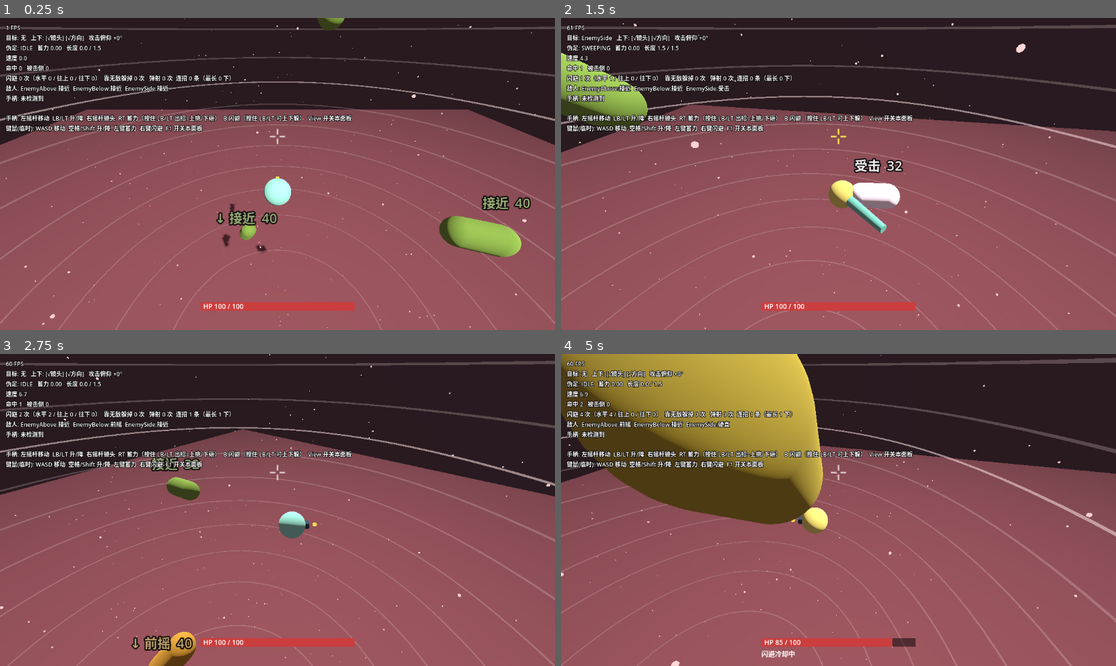
Above: before the commit, frames 1-4 (two rows, left to right).
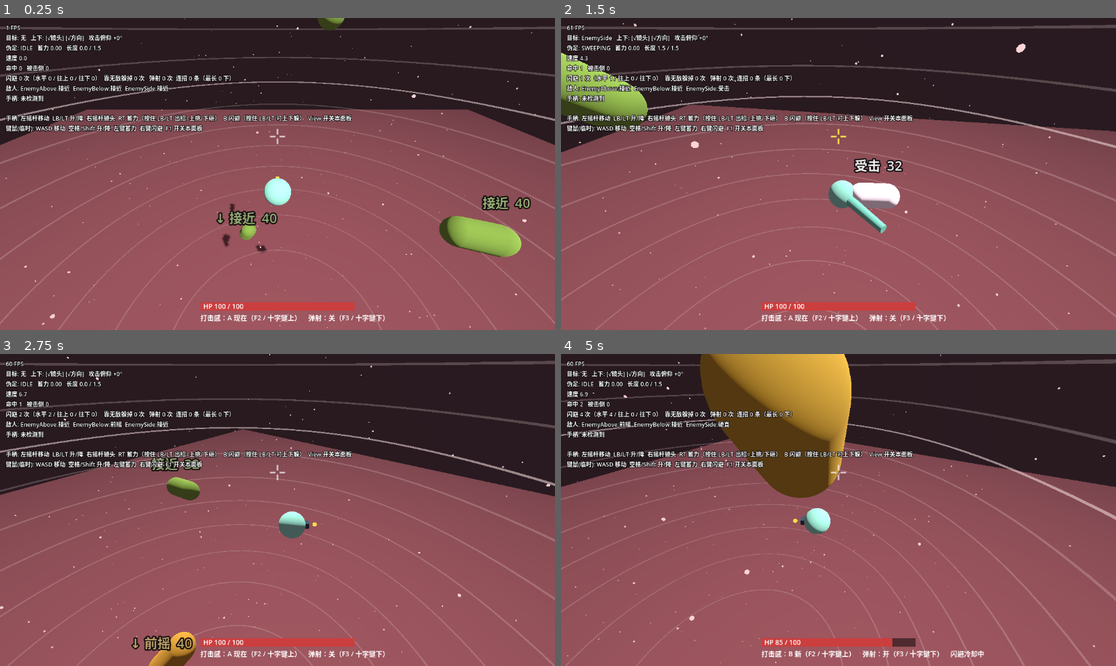
Above: after the commit, the same moments.

Repository: paddypasteur/cellgod
Game: Godot game, scene res://scenes/arena.tscn
The game is run twice, just before and just after one commit, with the same random seed, the same clock (stepped at 60 frames per second) and the same inputs.
Inputs (mouse positions are in pixels of both pictures, inside the frame that each line leads up to):
- Up to frame 1 (0.25 s): no input
- Up to frame 2 (1.5 s): move the mouse to (960, 158) at 0.52 s; hold D (move_right) 0.53-1.28 s; hold Right mouse button (dodge) 0.53-1.28 s; click (960, 158) at 0.8 s; move the mouse to (727, 189) at 1.27 s; hold S (move_back) from 1.28 s (still down); click (727, 189) at 1.35 s
- Up to frame 3 (2.75 s): right-click (166, 525) at 1.55 s; move the mouse to (333, 441) at 2.02 s; release S (move_back) at 2.03 s; hold D (move_right) from 2.03 s (still down); hold Right mouse button (dodge) from 2.03 s (still down); click (333, 441) at 2.3 s
- Up to frame 4 (5 s): move the mouse to (810, 572) at 2.77 s; release D (move_right) at 2.78 s; release Right mouse button (dodge) at 2.78 s; hold W (move_forward) 2.78-3.53 s; click (810, 572) at 2.85 s; right-click (810, 572) at 3.05 s; move the mouse to (1005, 556) at 3.52 s; hold Right mouse button (dodge) 3.53-4.28 s; hold A (move_left) from 3.53 s (still down); click (1005, 556) at 3.8 s; tap F2 (cycle_preset, bound only after the commit) at 4.15 s; move the mouse to (672, 463) at 4.27 s; click (672, 463) at 4.35 s; right-click (672, 463) at 4.55 s; tap F3 (toggle_ability, bound only after the commit) at 4.9 s

The runs differ from the first frame. In frame 1, 0.3% of the frame differs, in the area x 36-70%, y 95-98%; in frame 2, 0.7%; in frame 3, 0.4%; in frame 4, 27%, in the area x 0-100%, y 0-100%.

Commit message:
打击感 A/B（命中镜头抖、命中急停、脆命中音、轻击无伸出段）；弹射改为默认关闭的能力开关
- Player.hit_feel_preset（F2 / 十字键上）与 ability_chain_launch（F3 / 十字键下），血条下方显示
- Sfx 新增 hit_crisp 合成音
- 试玩记录新增 bounce 列与 attack/hit/input/arrive 事件
- analyze_playtest.py：垂直使用率合算、落地被打中率 vs 基线、按 A/B 与弹射开关分段统计
- tests/hit_feel_smoke.gd 12 项；bounce_smoke 适配默认关闭
- docs：回复策划 11-26 与 11-27 两条，含两处事实更正

Co-Authored-By: Claude Opus 5.5 <noreply@anthropic.com>

Diff:
--- a/scripts/autoload/input_setup.gd
+++ b/scripts/autoload/input_setup.gd
@@ -31,6 +31,9 @@
     _add_action(&"camera_down", [_joy_axis(JOY_AXIS_RIGHT_Y, 1.0)])
 
     _add_action(&"toggle_debug", [_key(KEY_F1), _joy_button(JOY_BUTTON_BACK)])
+    # A/B 预设切换（当前：打击感 A/B）和能力开关（当前：弹射），给开发者当场对比用
+    _add_action(&"cycle_preset", [_key(KEY_F2), _joy_button(JOY_BUTTON_DPAD_UP)])
+    _add_action(&"toggle_ability", [_key(KEY_F3), _joy_button(JOY_BUTTON_DPAD_DOWN)])
     # 闪避：手柄 B（类魂惯例），键鼠临时用右键
     _add_action(&"dodge", [_mouse(MOUSE_BUTTON_RIGHT), _joy_button(JOY_BUTTON_B)])
 
--- a/scripts/autoload/sfx.gd
+++ b/scripts/autoload/sfx.gd
@@ -10,6 +10,7 @@
 var volumes: Dictionary = {
     &"swing": -8.0,
     &"hit": -2.0,
+    &"hit_crisp": -1.0,
     &"windup": -4.0,
     &"hurt": -3.0,
 }
@@ -24,6 +25,7 @@
 func _ready() -> void:
     _streams[&"swing"] = _to_wav(_synth_swing())
     _streams[&"hit"] = _to_wav(_synth_hit())
+    _streams[&"hit_crisp"] = _to_wav(_synth_hit_crisp())
     _streams[&"windup"] = _to_wav(_synth_windup())
     _streams[&"hurt"] = _to_wav(_synth_hurt())
     for i: int in POOL_SIZE:
@@ -97,6 +99,36 @@
     return out
 
 
+## 打击感 B 的命中音："紧绷的膜被切开"——有机、湿、但起音尖、很短，不能是金属叮当声，也不能糊。
+## 三层叠加：
+##   起音：高通噪声，几毫秒就衰减完，提供"切开"那一下的尖
+##   湿：带通噪声，几十毫秒衰减，提供"湿"和"撕开"的质感
+##   体：快速下滑的中低频正弦，很短，让它有分量但不发闷（旧命中音的闷就是因为这层太长太低）
+## 全长 0.09 秒；轻重由播放时的音高区分（重击更低更长）
+func _synth_hit_crisp() -> PackedFloat32Array:
+    var n: int = int(0.09 * MIX_RATE)
+    var out := PackedFloat32Array()
+    out.resize(n)
+    var prev_noise: float = 0.0
+    var band_lp: float = 0.0
+    var band_slow: float = 0.0
+    var phase: float = 0.0
+    for i: int in n:
+        var sec: float = float(i) / MIX_RATE
+        var noise: float = randf_range(-1.0, 1.0)
+        var attack: float = (noise - prev_noise) * 0.5 * exp(-sec * 250.0)
+        prev_noise = noise
+        band_lp += 0.35 * (noise - band_lp)
+        band_slow += 0.05 * (band_lp - band_slow)
+        var wet: float = (band_lp - band_slow) * 1.4 * exp(-sec * 45.0)
+        phase += TAU * (140.0 + 120.0 * exp(-sec * 40.0)) / MIX_RATE
+        var body: float = sin(phase) * 0.5 * exp(-sec * 35.0)
+        # 开头 1 毫秒淡入，避免数字爆音
+        var fade_in: float = minf(sec / 0.001, 1.0)
+        out[i] = (attack + wet + body) * fade_in
+    return out
+
+
 ## 上升的嗡声：越来越尖、越来越响，听着像"要来了"
 func _synth_windup() -> PackedFloat32Array:
     var n: int = int(0.6 * MIX_RATE)
--- a/scripts/debug/playtest_logger.gd
+++ b/scripts/debug/playtest_logger.gd
@@ -13,7 +13,11 @@
 ##   bounce    玩家弹射；elev_deg = 朝目标方向的仰角；info = 本链第几次弹射
 ##   strike    弹射到达后的自动轻击结束；info = 1 打中 / 0 落空（经常落空 = 到达时是懵的）
 ##   chain     一条连招链结束；info = "打中几下/弹射几次/结束原因"
-## preset 列 = 当时在测的 A/B 预设（没有 A/B 在测时为空，列保留以便以后复用）
+##   arrive    弹射飞到目标身边（算"落地后 1 秒内被打中"用）
+##   attack    玩家出了一击；info = 蓄力值（≤0.25 算轻击），弹射的自动轻击 info 前面加 auto
+##   hit       打中一个目标；info = 蓄力值
+##   input     玩家按下攻击或闪避；info = 动作名（算"命中后到下一次输入的间隔"用）
+## preset 列 = 打击感 A/B；bounce 列 = 弹射能力开（1）/关（0）
 
 @export var player: Player
 ## 关掉就不写文件
@@ -54,13 +58,16 @@
     if _file == null:
         enabled = false
         return
-    _file.store_line("t,event,x,y,z,elev_deg,rel_y,on_screen,threats,preset,info")
+    _file.store_line("t,event,x,y,z,elev_deg,rel_y,on_screen,threats,preset,info,bounce")
     print("试玩记录写入 ", ProjectSettings.globalize_path(path))
     player.dodged.connect(_on_dodged)
     player.dodge_saved.connect(_on_dodge_saved)
     player.bounced.connect(_on_bounced)
     player.bounce_strike.connect(_on_bounce_strike)
     player.chain_ended.connect(_on_chain_ended)
+    player.bounce_arrived.connect(func() -> void: _write("arrive", 0.0, NAN, -1))
+    player.attack_launched.connect(_on_attack_launched)
+    player.hit_landed.connect(func(_t: Node, charge: float) -> void: _write("hit", 0.0, NAN, -1, "%.2f" % charge))
     player.health_changed.connect(_on_health_changed)
     _last_health = player.health
 
@@ -100,6 +107,20 @@
     _write("dodge", elev, _nearest_threat_rel_y(), -1)
 
 
+## 用 _input 而不是 _unhandled_input：记录器只旁听，不能和玩家抢事件
+func _input(event: InputEvent) -> void:
+    if _file == null:
+        return
+    if event.is_action_pressed(&"pseudopod"):
+        _write("input", 0.0, NAN, -1, "attack")
+    elif event.is_action_pressed(&"dodge"):
+        _write("input", 0.0, NAN, -1, "dodge")
+
+
+func _on_attack_launched(charge: float, auto: bool) -> void:
+    _write("attack", 0.0, NAN, -1, ("auto%.2f" if auto else "%.2f") % charge)
+
+
 func _on_bounced(direction: Vector3, chain_index: int) -> void:
     bounce_count += 1
     var elev: float = rad_to_deg(asin(clampf(direction.y, -1.0, 1.0)))
@@ -166,13 +187,14 @@
     if _file == null:
         return
     var p: Vector3 = player.global_position
-    _file.store_line("%.2f,%s,%.2f,%.2f,%.2f,%.1f,%s,%s,%d,%s,%s" % [
+    _file.store_line("%.2f,%s,%.2f,%.2f,%.2f,%.1f,%s,%s,%d,%s,%s,%d" % [
         _time, event, p.x, p.y, p.z, elev,
         "" if is_nan(rel_y) else "%.2f" % rel_y,
         "" if on_screen < 0 else str(on_screen),
         _threat_count(),
-        "",
+        player.get_hit_feel_letter(),
         info,
+        1 if player.ability_chain_launch else 0,
     ])
     # 每行都落盘：试玩可能直接关窗口，不能指望正常退出时才写
     _file.flush()
--- a/scripts/player/player.gd
+++ b/scripts/player/player.gd
@@ -19,6 +19,13 @@
 signal bounce_strike(hit: bool)
 ## 一条连招链结束。hits = 链里打中了几下（含开链那一下），bounces = 弹射了几次
 signal chain_ended(hits: int, bounces: int, reason: String)
+## 弹射飞到目标身边（自动轻击即将出手）
+signal bounce_arrived
+## 发出一击（记录轻/重击频率用）。auto = 弹射到达后的自动轻击
+signal attack_launched(charge: float, auto: bool)
+
+## 打击感整体 A/B（策划 2026-11-27：四项捆成一个开关，开发者只回答"哪个更有劲"）
+const HIT_FEEL_NAMES: PackedStringArray = ["A 现在", "B 新"]
 
 enum PodState { IDLE, CHARGING, EXTENDING, SWEEPING, HOLDING, RETRACTING }
 
@@ -153,7 +160,26 @@
 ## 提前按下的闪避记住多久（秒）
 @export var dodge_buffer_time: float = 0.15
 
+@export_group("打击感（A/B）")
+## 0 = A（原来那套），1 = B（命中镜头抖 + 命中急停 + 脆命中音 + 轻击无伸出段）。F2 / 十字键上切换
+@export var hit_feel_preset: int = 0
+## B：命中时镜头抖动强度（0..1，镜头那边按平方换算成位移，所以小值几乎只有一丝）。
+## 必须远小于受击抖动（0.6）：轻击一秒可能命中好几次，每次都明显抖会晕
+@export_range(0.0, 1.0) var hit_shake_light: float = 0.12
+@export_range(0.0, 1.0) var hit_shake_heavy: float = 0.4
+## B：命中瞬间保留多少速度（0 = 完全刹停）。冲势被打断比被弹开更像砍到了实物
+@export_range(0.0, 1.0) var hit_brake_keep: float = 0.15
+## B：命中后多久不吃移动输入、速度快速衰减（秒）
+@export var hit_brake_time: float = 0.08
+## B：蓄力不超过这个值的算轻击——轻击没有伸出段，刃在挥的过程中沿弧线成型
+@export_range(0.0, 1.0) var light_max_charge: float = 0.25
+## B：轻击挥扫开始时刃有多长（相对完整长度），挥到一半时长满
+@export_range(0.1, 1.0) var light_form_start: float = 0.35
+
 @export_group("连招弹射")
+## 是否拥有弹射能力。2026-11-26 起弹射降级为"装备/符文授予的能力"，默认没有。
+## 运行中 F3 / 十字键下开关（给"有无弹射"对比试玩用）
+@export var ability_chain_launch: bool = false
 ## 命中后弹射窗口开多久（秒，游戏时间）。
 ## 2026-11-26 A/B：0.25（短）vs 0.5（长），开发者选长："B 更顺手"；行为上 B 的 ≥2 下连招占比也是 A 的两倍
 @export var bounce_window_time: float = 0.5
@@ -235,6 +261,11 @@
 ## 本条链打过的敌人，不能再弹向它们（逼玩家规划路线）
 var _chain_visited: Array[int] = []
 
+## B 预设：命中急停剩余时间
+var _brake_timer: float = 0.0
+## B 预设：本次轻击的刃正在沿弧线成型（没有伸出段）
+var _light_forming: bool = false
+
 var _pod_state: PodState = PodState.IDLE
 var _charge_time: float = 0.0
 var _hold_timer: float = 0.0
@@ -305,6 +336,12 @@
         _buffer_timer = input_buffer_time
     elif event.is_action_pressed(&"dodge"):
         _dodge_buffer = dodge_buffer_time
+    elif event.is_action_pressed(&"cycle_preset"):
+        hit_feel_preset = (hit_feel_preset + 1) % HIT_FEEL_NAMES.size()
+    elif event.is_action_pressed(&"toggle_ability"):
+        ability_chain_launch = not ability_chain_launch
+        if not ability_chain_launch:
+            _end_chain("disabled")
 
 
 func _physics_process(delta: float) -> void:
@@ -316,6 +353,7 @@
     _dodge_buffer = maxf(_dodge_buffer - delta, 0.0)
     _iframe_timer = maxf(_iframe_timer - delta, 0.0)
     _bounce_timer = maxf(_bounce_timer - delta, 0.0)
+    _brake_timer = maxf(_brake_timer - delta, 0.0)
     if _bounce_window > 0.0:
         _bounce_window -= delta
         if _bounce_window <= 0.0 and not _bouncing:
@@ -540,6 +578,9 @@
             var next_t: float = 1.0
             if _swing_duration > 0.0:
                 next_t = minf(_swing_t + delta / _swing_duration, 1.0)
+            if _light_forming:
+                # 刃沿弧线成型：挥到一半时长满。判定用当前长度，所以刚出手时够得着的距离也短
+                _pod_length = _target_length * lerpf(light_form_start, 1.0, minf(next_t * 2.0, 1.0))
             var stopped: bool = _sweep_swing_to(next_t)
             if stopped or _swing_t >= 1.0:
                 _enter_hold()
@@ -601,10 +642,28 @@
     _swing_hit_ids.clear()
     if swing_alternate:
         _swing_side = -_swing_side
-    _pod_state = PodState.EXTENDING
+    attack_launched.emit(charge, auto)
+    _light_forming = is_hit_feel_b() and charge <= light_max_charge
+    if _light_forming:
+        # B 的轻击：聚合与挥击合并，没有"先伸后挥"，出手即到位。重击仍然走伸出段（风险住在那里）
+        _pod_length = _target_length * light_form_start
+        _pod_state = PodState.SWEEPING
+        _play_sfx(&"swing", lerpf(1.15, 0.8, _attack_charge))
+        if _sweep_swing_to(0.0):
+            _enter_hold()
+    else:
+        _pod_state = PodState.EXTENDING
+
+
+func is_hit_feel_b() -> bool:
+    return hit_feel_preset == 1
 
 
 func _enter_hold() -> void:
+    if _light_forming:
+        # 碰到第一个就停的设置下挥扫可能提前结束，刃要按完整长度收回
+        _light_forming = false
+        _pod_length = maxf(_pod_length, _target_length * light_form_start)
     _hold_timer = lerpf(hold_time_short, hold_time_long, _attack_charge)
     _pod_state = PodState.HOLDING
     # 挥扫结束：弹射到达后的那一击到这里就知道有没有打中
@@ -622,8 +681,20 @@
         target.call(&"take_hit", _attack_charge, direction)
     if target is Node:
         hit_landed.emit(target, _attack_charge)
+    var first_hit_of_attack: bool = not _attack_hit_any
     _on_chain_hit(target)
-    _play_sfx(&"hit", lerpf(1.2, 0.75, _attack_charge))
+    if is_hit_feel_b():
+        _play_sfx(&"hit_crisp", lerpf(1.15, 0.8, _attack_charge))
+        # 命中也抖镜头，但远小于受击，且随蓄力缩放：轻击几乎只有一丝，重击才明显
+        var cam := get_viewport().get_camera_3d() as FollowCamera
+        if cam != null:
+            cam.add_shake(lerpf(hit_shake_light, hit_shake_heavy, _attack_charge))
+        # 命中急停：一击只刹一次，一刀扫中多个时不重复刹
+        if first_hit_of_attack and not _bouncing:
+            velocity *= hit_brake_keep
+            _brake_timer = hit_brake_time
+    else:
+        _play_sfx(&"hit", lerpf(1.2, 0.75, _attack_charge))
     # 按路径取 autoload 而不是直接写 HitStop：单脚本语法检查不加载 autoload，
     # 直接引用会让 --check-only 报"找不到标识符"
     var hit_stop: Node = get_node_or_null(^"/root/HitStop")
@@ -705,6 +776,9 @@
     elif _stun_timer > 0.0:
         # 受击失控：不吃输入，只让击退速度慢慢衰减
         velocity = velocity.lerp(Vector3.ZERO, 1.0 - exp(-hurt_knockback_damping * delta))
+    elif _brake_timer > 0.0:
+        # B 的命中急停：短时间不吃移动输入，剩下的冲势很快衰减掉
+        velocity = velocity.lerp(Vector3.ZERO, 1.0 - exp(-25.0 * delta))
     else:
         var wish: Vector3 = _move_input_world(vertical_speed_scale)
         if _vertical_move_locked():
@@ -737,6 +811,10 @@
 
 ## 每一击第一次打中东西时开窗口；同一击扫中多个只算链里的一下，但它们都记为"打过了"
 func _on_chain_hit(target: Object) -> void:
+    if not ability_chain_launch:
+        # 没有弹射能力：不开窗口、不记链，只记"这一击打中过"
+        _attack_hit_any = true
+        return
     if target != null:
         _chain_visited.append(target.get_instance_id())
     if _attack_hit_any:
@@ -759,6 +837,8 @@
 ## 窗口内 有方向输入 + 按攻击 + 锥形里有没打过的敌人 → 弹射。
 ## 任何一条不满足都不弹，攻击键留在缓冲里走原来的"原地接招"，玩家永远不会被甩到不想去的地方
 func _try_start_bounce() -> void:
+    if not ability_chain_launch:
+        return
     if _bounce_window <= 0.0 or _bouncing or _buffer_timer <= 0.0 or _stun_timer > 0.0:
         return
     var wish: Vector3 = _move_input_world(1.0)
@@ -825,6 +905,7 @@
         _bouncing = false
         # 到达时留一点前冲的惯性，不要急刹
         velocity = to_target * max_speed * 0.5
+        bounce_arrived.emit()
         _launch_attack(0.0, to_target, true)
         return
     # 每帧重新瞄准：敌人在动，直线飞向出发时的位置会扑空。离到达点很近时减速，避免一帧冲过头
@@ -898,11 +979,20 @@
     return _dodge_timer > 0.0
 
 
-## 血条下面那行提示。闪避冷却中才显示；以后有 A/B 在测时，预设名也放这里
+## 血条下面那行提示：两个开关的当前状态常驻（试玩时开发者要知道自己在玩哪个组合），闪避冷却中再加一句
 func get_hud_hint() -> String:
+    var hint: String = "打击感：%s（F2 / 十字键上）    弹射：%s（F3 / 十字键下）" % [
+        HIT_FEEL_NAMES[clampi(hit_feel_preset, 0, HIT_FEEL_NAMES.size() - 1)],
+        "开" if ability_chain_launch else "关",
+    ]
     if _dodge_cooldown_timer > 0.0:
-        return "闪避冷却中"
-    return ""
+        hint += "    闪避冷却中"
+    return hint
+
+
+## 试玩记录用
+func get_hit_feel_letter() -> String:
+    return HIT_FEEL_NAMES[clampi(hit_feel_preset, 0, HIT_FEEL_NAMES.size() - 1)].substr(0, 1)
 
 
 ## 敌人攻击命中时调用。返回 false 表示处于无敌时间、这一下没生效
--- a/tests/bounce_smoke.gd
+++ b/tests/bounce_smoke.gd
@@ -31,6 +31,8 @@
     scene.get_node("PlaytestLogger").set("enabled", false)
     root.add_child(scene)
     _p = scene.get_node("Player")
+    # 弹射 2026-11-26 起是默认关闭的能力
+    _p.ability_chain_launch = true
     _a = scene.get_node("Enemies/EnemySide")
     _b = scene.get_node("Enemies/EnemyAbove")
     _c = scene.get_node("Enemies/EnemyBelow")
--- /dev/null
+++ b/tests/hit_feel_smoke.gd
@@ -0,0 +1,129 @@
+extends SceneTree
+## 打击感 A/B 冒烟测试（无界面）。正前方 2 米冻住一只敌人，分别在 A、B 下轻击和重击它。
+## 检查：B 轻击没有伸出段、命中会抖镜头、命中会急停；B 重击仍有伸出段；A 命中不抖镜头；
+##       弹射默认关闭时命中不开窗口；B 的命中音已合成。
+## 用法：godot --headless --path . -s tests/hit_feel_smoke.gd
+
+var _frame: int = 0
+var _phase: int = 0
+var _phase_frame: int = 0
+var _p: Player
+var _cam: FollowCamera
+var _enemy: Enemy
+var _states_seen: Array[String] = []
+var _hits: int = 0
+var _hit_seen_this_attack: bool = false
+var _trauma_at_hit: float = -1.0
+var _speed_before_hit: float = -1.0
+var _speed_after_hit: float = -1.0
+var _press_frame: int = 0
+var _sweep_frame: int = -1
+
+
+func _initialize() -> void:
+    var scene: Node = (load("res://scenes/arena.tscn") as PackedScene).instantiate()
+    root.add_child(scene)
+    _p = scene.get_node("Player")
+    _cam = scene.get_node("FollowCamera")
+    _enemy = scene.get_node("Enemies/EnemySide")
+    for path: String in ["Enemies/EnemyAbove", "Enemies/EnemyBelow"]:
+        scene.get_node(path).queue_free()
+    _p.hit_landed.connect(_on_hit)
+
+
+func _on_hit(_t: Node, _c: float) -> void:
+    _hits += 1
+    _hit_seen_this_attack = true
+    # 信号在 _deal_hit 里发出，此时急停还没执行；下一个物理帧再读速度
+    _trauma_at_hit = -1.0
+
+
+func _press(action: StringName) -> void:
+    var ev := InputEventAction.new()
+    ev.action = action
+    ev.pressed = true
+    Input.parse_input_event(ev)
+    Input.action_press(action)
+
+
+func _check(label: String, ok: bool, detail: String = "") -> void:
+    print("%s %s %s" % ["PASS" if ok else "FAIL", label, detail])
+
+
+## 开始一次攻击：按住 hold_frames 帧后松开。同时推着前进，用来检验命中急停
+func _start_attack(preset: int, hold_frames: int) -> void:
+    _p.hit_feel_preset = preset
+    _enemy.global_position = Vector3(0.0, 0.0, -2.2)
+    _enemy.health = _enemy.max_health
+    _p.global_position = Vector3.ZERO
+    _p.velocity = Vector3.ZERO
+    _cam._trauma = 0.0
+    _states_seen.clear()
+    _hit_seen_this_attack = false
+    _speed_before_hit = -1.0
+    _speed_after_hit = -1.0
+    _sweep_frame = -1
+    _press_frame = _frame
+    _press(&"pseudopod")
+    _phase_frame = 0
+    set_meta("hold", hold_frames)
+
+
+## 跟踪攻击过程，返回 true 表示这次攻击已收回结束
+func _track_attack() -> bool:
+    if _phase_frame == int(get_meta("hold")):
+        Input.action_release(&"pseudopod")
+    var st: String = Player.PodState.keys()[_p._pod_state]
+    if _states_seen.is_empty() or _states_seen[-1] != st:
+        _states_seen.append(st)
+        if st == "SWEEPING" and _sweep_frame < 0:
+            _sweep_frame = _frame
+    if _hit_seen_this_attack and _speed_after_hit < 0.0:
+        _speed_after_hit = _p.velocity.length()
+        _trauma_at_hit = _cam._trauma
+    elif not _hit_seen_this_attack:
+        _speed_before_hit = _p.velocity.length()
+    return _phase_frame > 10 and st == "IDLE"
+
+
+func _physics_process(_delta: float) -> bool:
+    _frame += 1
+    _phase_frame += 1
+    if _frame == 40:
+        _enemy.set_physics_process(false)
+        _check("弹射默认关闭", not _p.ability_chain_launch)
+        var sfx: Node = root.get_node_or_null(^"Sfx")
+        _check("B 的命中音已合成", sfx != null and (sfx.get("_streams") as Dictionary).has(&"hit_crisp"))
+    if _frame < 60:
+        return false
+
+    match _phase:
+        0:
+            Input.action_press(&"move_forward")
+            _start_attack(1, 3)
+            _phase = 1
+        1:
+            if _track_attack():
+                _check("B 轻击：没有伸出段", not _states_seen.has("EXTENDING"), " -> ".join(_states_seen))
+                _check("B 轻击：打中", _hit_seen_this_attack)
+                _check("B 轻击：命中抖镜头（很小）", _trauma_at_hit > 0.0 and _trauma_at_hit < 0.3, "trauma=%.2f" % _trauma_at_hit)
+                _check("B：命中急停", _speed_after_hit < _speed_before_hit * 0.5,
+                    "命中前 %.2f → 命中后 %.2f 米/秒" % [_speed_before_hit, _speed_after_hit])
+                _check("B：命中不开弹射窗口（能力关）", _p._bounce_window <= 0.0)
+                print("     B 轻击：按下到开始挥 %.0f ms" % ((_sweep_frame - _press_frame) * 1000.0 / 60.0))
+                _start_attack(1, 40)
+                _phase = 2
+        2:
+            if _track_attack():
+                _check("B 重击：保留伸出段", _states_seen.has("EXTENDING"), " -> ".join(_states_seen))
+                _check("B 重击：抖得比轻击明显", _trauma_at_hit > 0.3, "trauma=%.2f" % _trauma_at_hit)
+                _start_attack(0, 3)
+                _phase = 3
+        3:
+            if _track_attack():
+                _check("A 轻击：仍有伸出段", _states_seen.has("EXTENDING"), " -> ".join(_states_seen))
+                _check("A：命中不抖镜头", _hit_seen_this_attack and _trauma_at_hit <= 0.0, "trauma=%.2f" % _trauma_at_hit)
+                print("     A 轻击：按下到开始挥 %.0f ms" % ((_sweep_frame - _press_frame) * 1000.0 / 60.0))
+                Input.action_release(&"move_forward")
+                return true
+    return false
Not shown, changed: docs/INBOX.md
Not shown, changed: docs/PLAYTEST.md
Not shown, changed: docs/STATE.md
